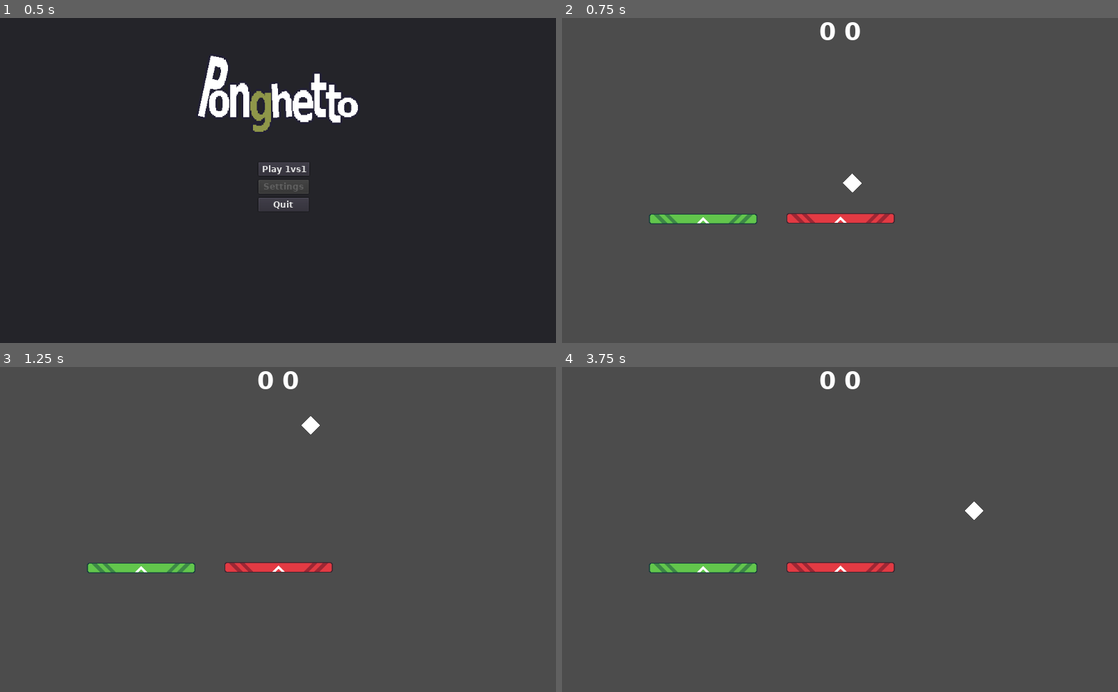
Above: before the commit, frames 1-4 (two rows, left to right).
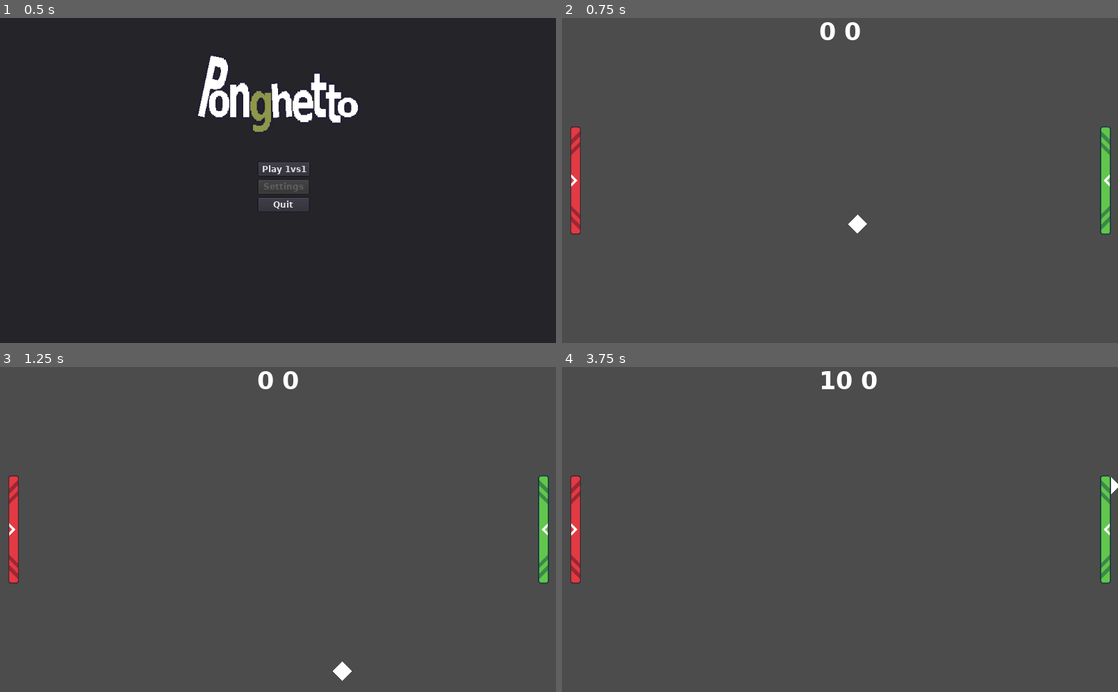
Above: after the commit, the same moments.

Repository: EvonoversGameJam/PongRaffoSinasio
Game: Godot game, scene res://scenes/Menu.tscn
Two runs of this game, one before a commit and one after it. Both use one fixed random seed, a clock stepped at 60 frames per second and the inputs below.
Inputs:
- Up to frame 1 (0.5 s): no input
- Up to frame 2 (0.75 s): click "Play 1vs1" at 0.5 s
- Up to frame 3 (1.25 s): no input
- Up to frame 4 (3.75 s): no input

Frame 1 is identical in both runs. In frame 2, 2.7% of the frame differs, in the area x 1-99%, y 33-67%; in frame 3, 2.7%; in frame 4, 3.0%, in the area x 1-100%, y 1-67%.

Commit message:
platform position and ball hits sound

Diff:
--- a/scenes/Game.gd
+++ b/scenes/Game.gd
@@ -5,6 +5,7 @@
 
 onready var platform_one: Platform = get_node("Platform")
 onready var platform_two: Platform = get_node("Platform2")
+onready var ball_hit: AudioStreamPlayer = get_node("BallHit")
 
 onready var ball: Ball = get_node("Ball")
 
@@ -32,9 +33,11 @@
 	# Ball collision with borders
 	if ball_top.y <= self._top_left.y or ball_bottom.y >= self._bottom_right.y:
 		self.ball.direction.y *= -1
+		ball_hit.play()
 
 	if ball_left.x <= self._top_left.x or ball_right.x >= self._bottom_right.x:
 		self.ball.direction.x *= -1
+		ball_hit.play()
 		if ball_left.x <= self._top_left.x:
 			score_2 += 1
 			emit_signal("players_score", score_1, score_2)
@@ -48,6 +51,7 @@
 	var direction = platform.collides(ball_position)
 	if direction != Vector2.ZERO:
 		self.ball.direction = direction
+		ball_hit.play()
 
 func _check_platform_collision(platform):
 	self._check_collision(platform, self.ball.bottom.global_position)
--- a/scenes/Game.tscn
+++ b/scenes/Game.tscn
@@ -1,16 +1,18 @@
-[gd_scene load_steps=5 format=2]
+[gd_scene load_steps=6 format=2]
 
 [ext_resource path="res://scenes/Platform.tscn" type="PackedScene" id=1]
 [ext_resource path="res://scenes/Ball.tscn" type="PackedScene" id=2]
 [ext_resource path="res://scenes/Game.gd" type="Script" id=3]
 [ext_resource path="res://assets/sprites/PlatformGreen.png" type="Texture" id=4]
+[ext_resource path="res://assets/sounds/ball_hit.wav" type="AudioStream" id=5]
 
 [node name="Game" type="Node2D"]
 position = Vector2( 1, 0 )
 script = ExtResource( 3 )
 
 [node name="Platform" parent="." instance=ExtResource( 1 )]
-position = Vector2( 512, 370 )
+position = Vector2( 24, 300 )
+rotation = 1.5708
 velocity = 400
 rotation_velocity = 120
 
@@ -19,11 +21,15 @@
 speed = 401
 
 [node name="Platform2" parent="." instance=ExtResource( 1 )]
-position = Vector2( 259, 371 )
+position = Vector2( 1000, 300 )
+rotation = -1.5708
 velocity = 400
 rotation_velocity = 120
 
 [node name="Sprite" parent="Platform2" index="0"]
 texture = ExtResource( 4 )
 
+[node name="BallHit" type="AudioStreamPlayer" parent="."]
+stream = ExtResource( 5 )
+
 [editable path="Platform2"]
